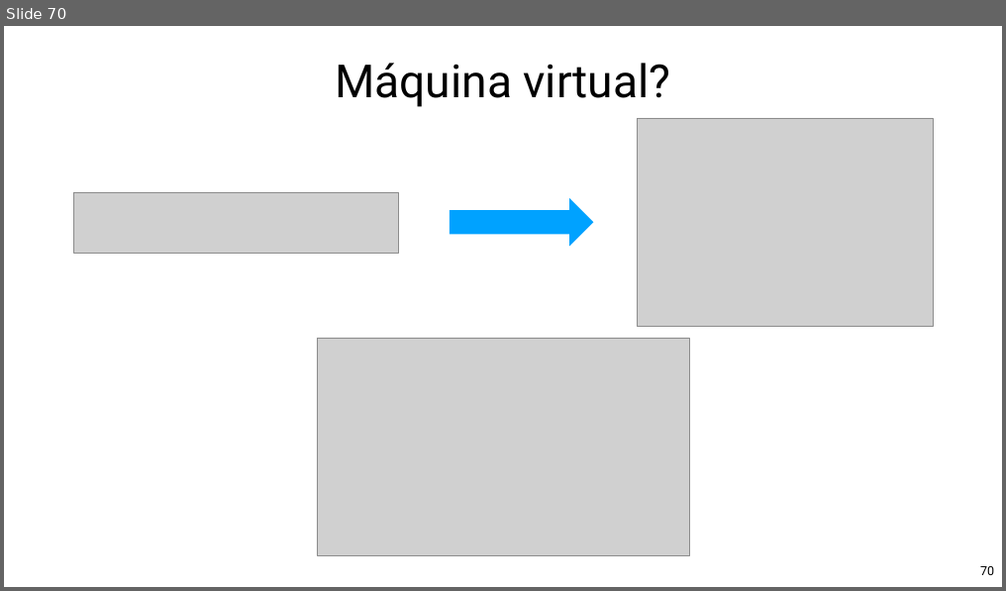
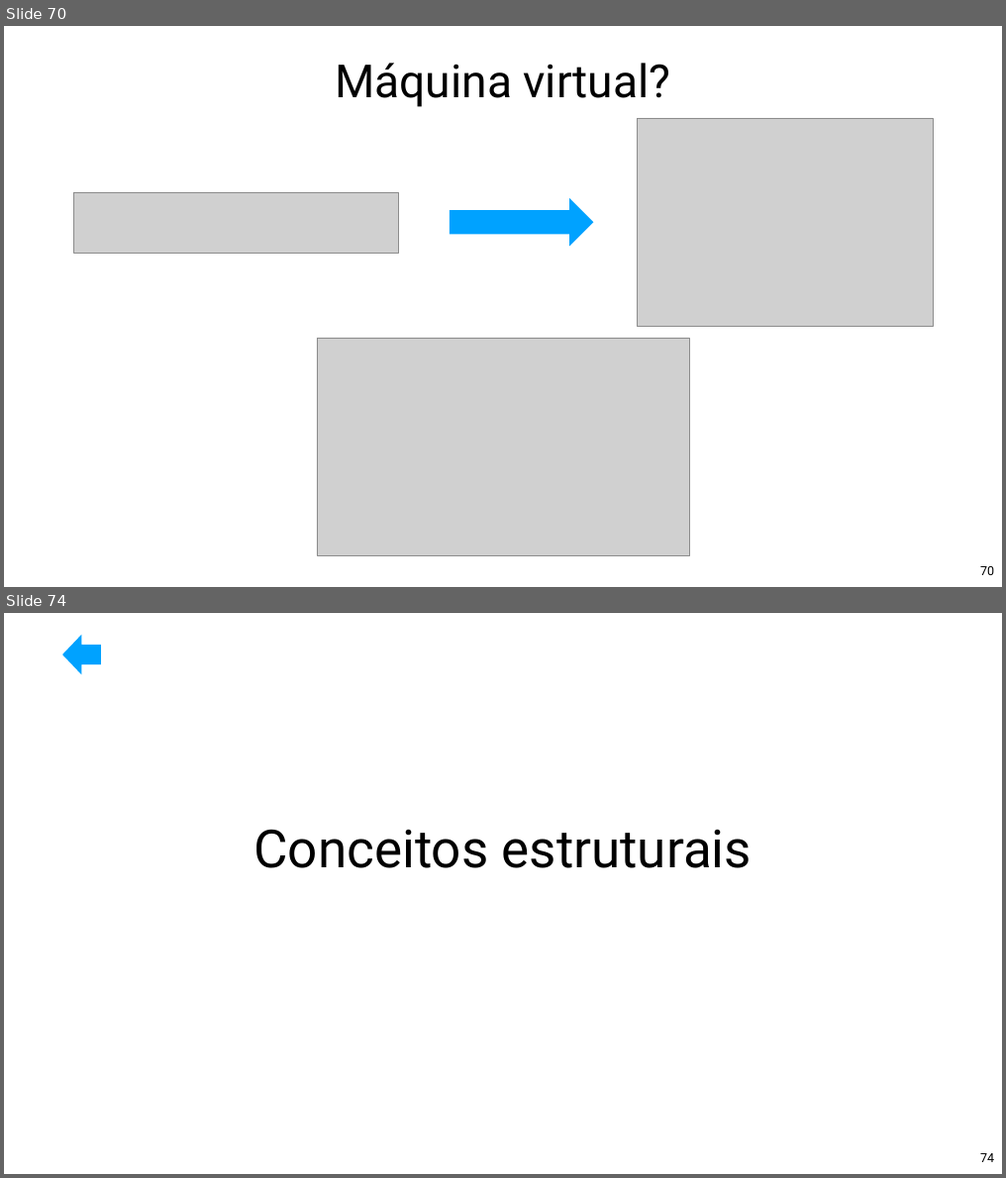
Before and after one commit to Pedrorocha13/2021.1-progoo, a slide deck: materiais/slides.pptx. Shown one above the other, each under a label of ours: slide 70 before the commit, slides 70 and 74 after it; the slides between them are not shown. The pictures are 1006x591 and 1006x1178 pixels, drawn with LibreOffice and Linux fonts; fonts in the diff are those of the drawing; grey boxes stand for pictures; background and template pictures are left out. Boxes give left, top, right and bottom in pixels: in the first picture for what was removed or moved away, otherwise in the second. Text is boxed around its words. In the diff, an @@ line names an element or a change of style, - is before the commit and + after.

```diff
--- a/materiais/slides.pptx
+++ b/materiais/slides.pptx
@@ slide 74 added at <box>4,613,1002,1174</box>, background picture (left out) @@
@@ left arrow added at <box>62,635,101,674</box>, fill #00A2FF @@
@@ title added at <box>253,829,752,868</box>, 101 pt, text #000000 @@
+Conceitos estruturais
@@ page number added at <box>980,1154,994,1162</box>, 24 pt, text #000000 @@
+74
```
Also in this commit, not shown: 25 slides changed, 17 other slides added, 1 other file.
